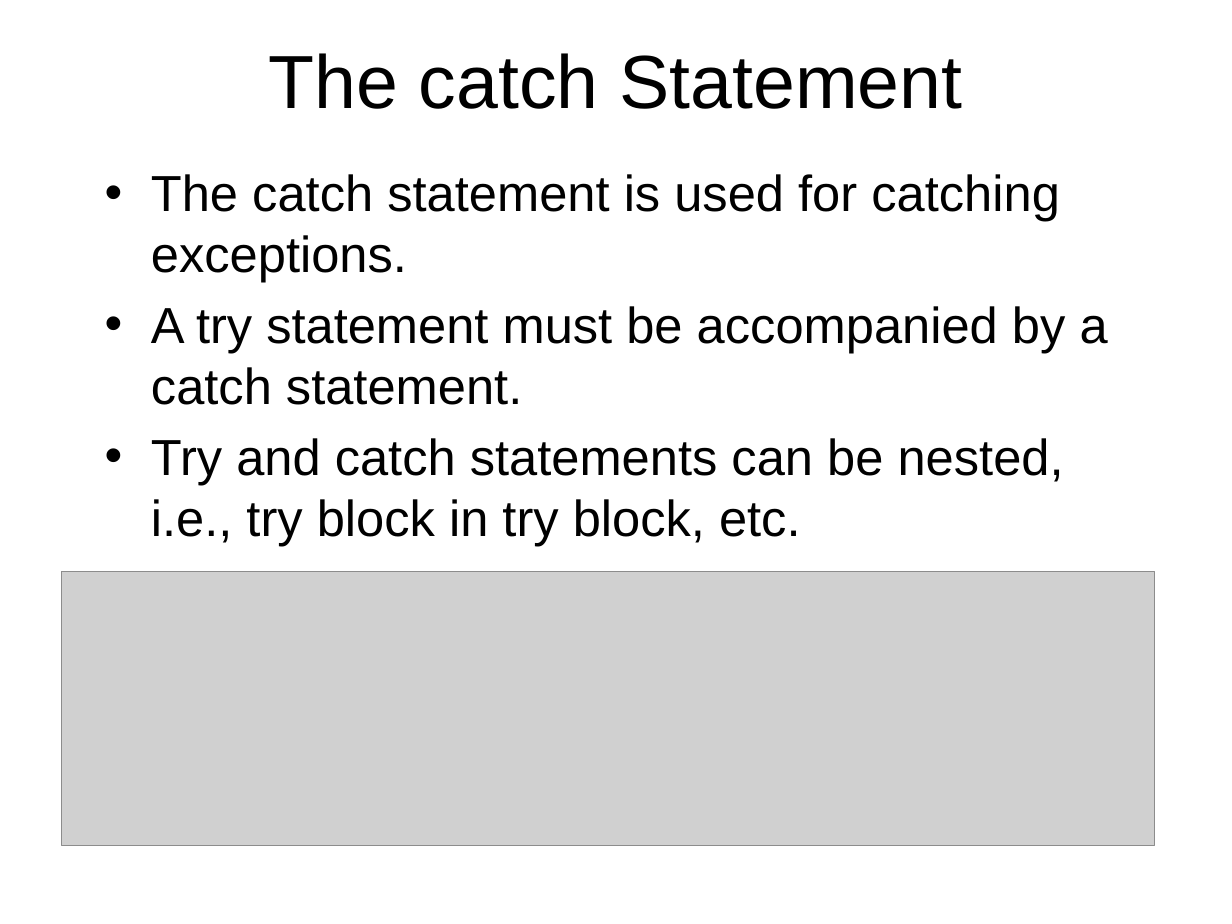
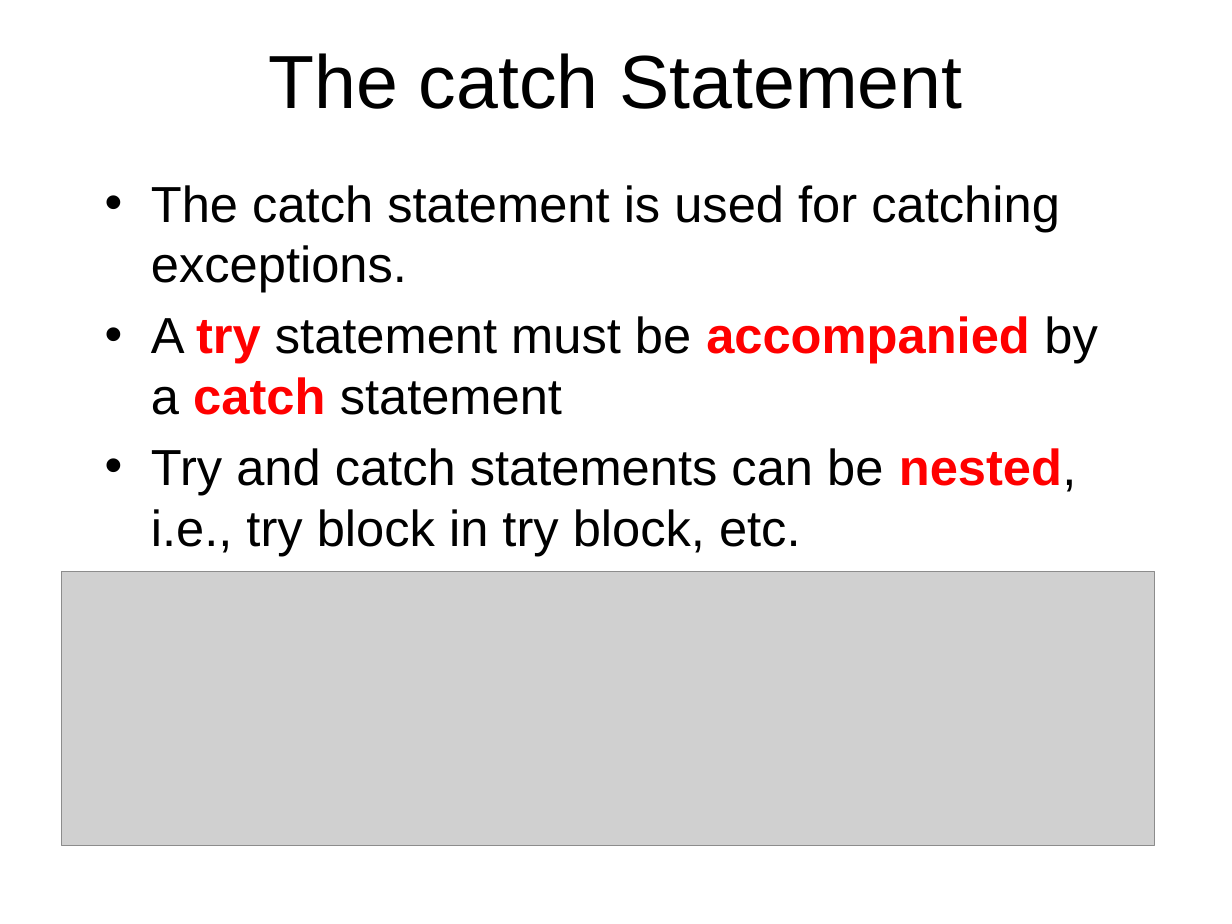
Before and after one commit to octaviordz/zjnu2017.github.io, a slide deck: slide 23 of OOP/lectures/060--Internal.Classes.and.Exceptions.pptx (slide 22 before the commit). Drawn at 1232x924 pixels with LibreOffice and Linux fonts; fonts in the diff are those of the drawing; grey boxes stand for pictures. Boxes give left, top, right and bottom in pixels: in the first picture for what was removed or moved away, otherwise in the second. Text is boxed around its words. In the diff, an @@ line names an element or a change of style, - is before the commit and + after.

```diff
--- a/OOP/lectures/060--Internal.Classes.and.Exceptions.pptx
+++ b/OOP/lectures/060--Internal.Classes.and.Exceptions.pptx
@@ text "The catch statement is used ...": place and size @@
-text "The catch statement is used ..." at [151,174,1108,546]
+text "The catch statement is used ..." at [151,185,1097,556]
@@ text at [151,316,1097,415]: text changed @@
-• A try statement must be accompanied by a catch statement.
+• A try statement must be accompanied by a catch statement
@@ text at [151,448,1076,556]: text colour #000000 to #FF0000, bold on in "nested," @@
```
Also in this commit, not shown: 24 other slides changed, 1 slide added, 2 other files.
